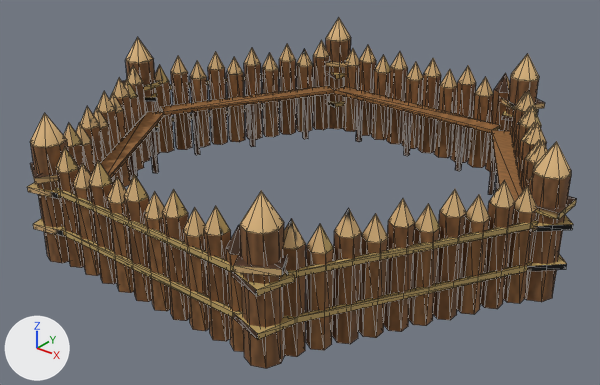
Two versions of the glTF model game/assets/models/fort_l2.glb, one commit apart.
Before and after are seen from a 50 mm camera at (1.637, -2.104, 1.364) aimed at (0.014, -0.075, 0.106). The axes (+X, +Y, +Z) are drawn at lower left. The lights are the same throughout. The older version comes first. Mesh edges are drawn as thin lines. Vertices at exactly the same position are counted once.

The older version as bpy lines, for what is in view:
```python
me_cylinder = bpy.data.meshes.new('Cylinder')
me_cylinder.from_pydata(...)  # 1362 vertices, 2388 faces; spans x -1.76..0.12, y -0.89..0.76, z -0.17..0.32
me_cylinder.materials.append(mat_baked)  # picture img_bake
ob_fort_l2 = bpy.data.objects.new('fort_l2', me_cylinder)
ob_fort_l2.location = (0.821, 0.068, 0.165)
```
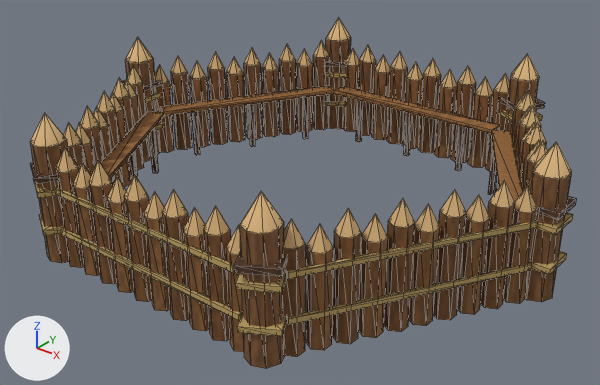
What differs and where, as boxes (x1, y1, x2, y2) in the pictures (600 x 385 px; the box of a moved part takes in the faces that stretch with it):
'fort_l2', reshaped, surface changed
    before: (27, 18, 577, 368)
    after: (30, 18, 577, 368)
part 1 of me_cylinder, moved or reshaped
    before: (527, 254, 567, 272)
    after: (529, 251, 567, 275)
part 2 of me_cylinder, moved or reshaped
    before: (532, 215, 573, 232)
    after: (536, 213, 573, 235)
part 3 of me_cylinder, moved or reshaped
    before: (502, 110, 538, 121)
    after: (501, 111, 542, 122)
part 4 of me_cylinder, moved or reshaped (mostly hidden)
    before: (328, 101, 344, 108)
    after: (326, 101, 345, 107)
part 5 of me_cylinder, moved or reshaped (mostly hidden)
    before: (328, 72, 345, 79)
    after: (326, 72, 346, 78)
part 6 of me_cylinder, moved or reshaped (mostly hidden)
    before: (155, 123, 160, 132)
    after: (155, 123, 163, 130)
part 7 of me_cylinder, moved or reshaped
    before: (145, 93, 157, 102)
    after: (145, 93, 160, 103)
part 8 of me_cylinder, moved or reshaped
    before: (33, 218, 65, 236)
    after: (39, 215, 65, 236)
part 9 of me_cylinder, moved or reshaped
    before: (27, 182, 61, 199)
    after: (34, 182, 57, 198)
part 10 of me_cylinder, moved or reshaped
    before: (233, 311, 295, 339)
    after: (237, 313, 286, 336)
part 11 of me_cylinder, moved or reshaped
    before: (231, 270, 295, 296)
    after: (236, 273, 286, 293)
part 12 of me_cylinder, surface changed
    both: (31, 49, 577, 366)

Patch to the scene script:
```diff
--- a/game/assets/models/fort_l2.glb.py
+++ b/game/assets/models/fort_l2.glb.py
@@ me_cylinder @@
 # used by ob_fort_l2; location = (0.821, 0.068, 0.165)
-me_cylinder.from_pydata(...)  # 1362 vertices, 2388 faces; spans x -1.76..0.12, y -0.89..0.76, z -0.17..0.32
+me_cylinder.from_pydata(...)  # 1362 vertices, 2388 faces; spans x -1.74..0.1, y -0.89..0.76, z -0.17..0.32
+# me_cylinder part 1: the loose piece of 8 vertices spanning x -0.04..0.12, y -0.15..0.01, z -0.05..-0.04 is turned -45 degrees about the z axis through its middle
+# me_cylinder part 2: the loose piece of 8 vertices spanning x -0.04..0.12, y -0.15..0.01, z 0.08..0.09 is turned -45 degrees about the z axis through its middle
+# me_cylinder part 3: the loose piece of 8 vertices spanning x -0.46..-0.32, y 0.61..0.75, z 0.08..0.09 is turned -45 degrees about the z axis through its middle
+# me_cylinder part 4: the loose piece of 8 vertices spanning x -1.32..-1.18, y 0.61..0.75, z -0.05..-0.04 is turned -45 degrees about the z axis through its middle
+# me_cylinder part 5: the loose piece of 8 vertices spanning x -1.32..-1.18, y 0.61..0.75, z 0.08..0.09 is turned -45 degrees about the z axis through its middle
+# me_cylinder part 6: the loose piece of 8 vertices spanning x -1.76..-1.6, y -0.15..0.01, z -0.05..-0.04 is turned -45 degrees about the z axis through its middle
+# me_cylinder part 7: the loose piece of 8 vertices spanning x -1.76..-1.6, y -0.15..0.01, z 0.08..0.09 is turned -45 degrees about the z axis through its middle
+# me_cylinder part 8: the loose piece of 8 vertices spanning x -1.32..-1.18, y -0.88..-0.74, z -0.05..-0.04 is turned -45 degrees about the z axis through its middle
+# me_cylinder part 9: the loose piece of 8 vertices spanning x -1.32..-1.18, y -0.88..-0.74, z 0.08..0.09 is turned -45 degrees about the z axis through its middle
+# me_cylinder part 10: the loose piece of 8 vertices spanning x -0.46..-0.32, y -0.88..-0.74, z -0.05..-0.04 is turned -45 degrees about the z axis through its middle
+# me_cylinder part 11: the loose piece of 8 vertices spanning x -0.46..-0.32, y -0.88..-0.74, z 0.08..0.09 is turned -45 degrees about the z axis through its middle
+# me_cylinder part 12: texture (UV) coordinates of 1432 of 2388 faces, centred in x -1.74..0.1, y -0.87..0.74, z -0.1..0.26, changed; they spanned u 0.01..0.98, v 0.01..0.99 and now span u 0.01..0.99, v 0.01..0.98
+# other edits to the shape of me_cylinder do not show in these pictures
 me_cylinder.materials.append(mat_baked)
```
